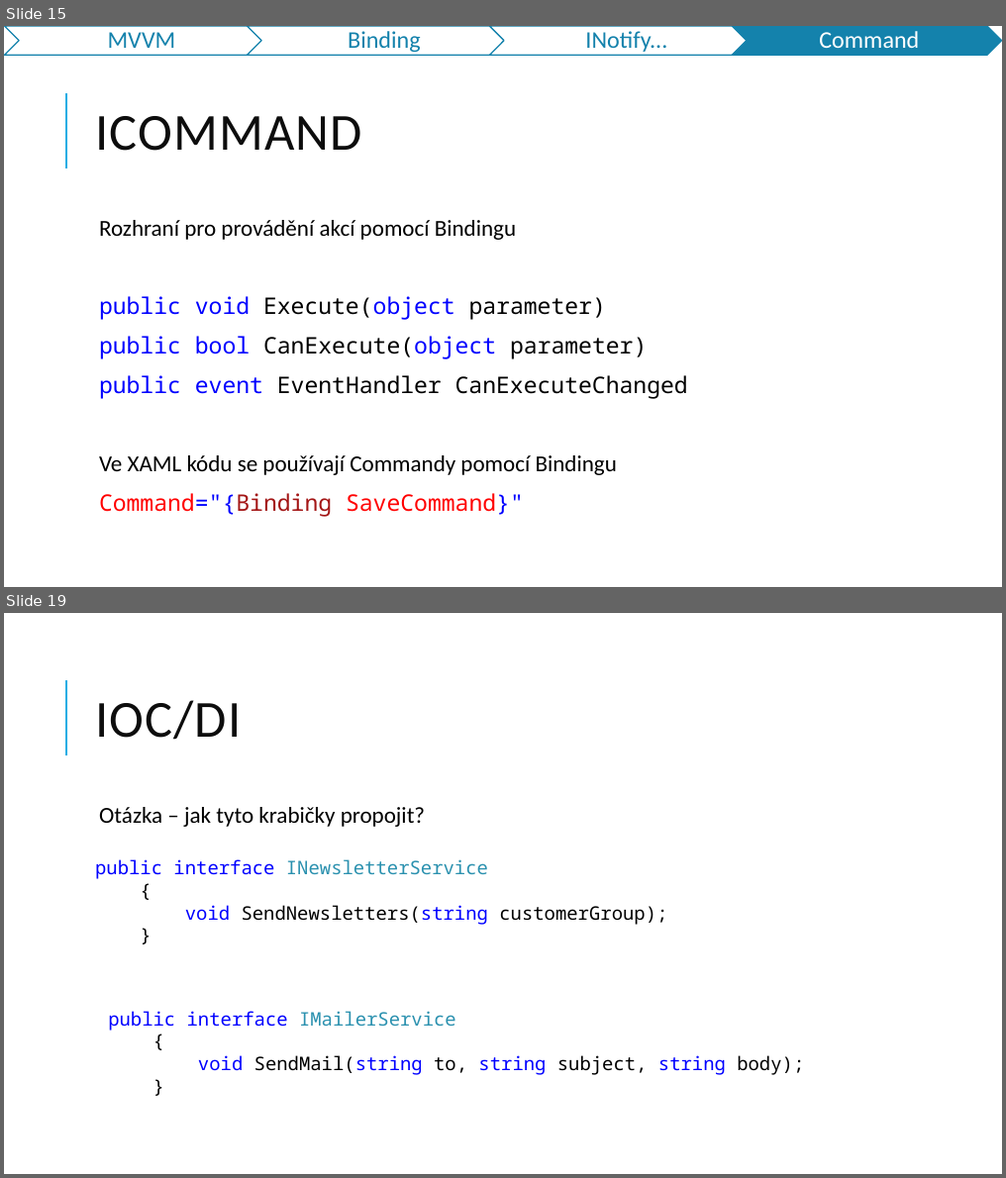
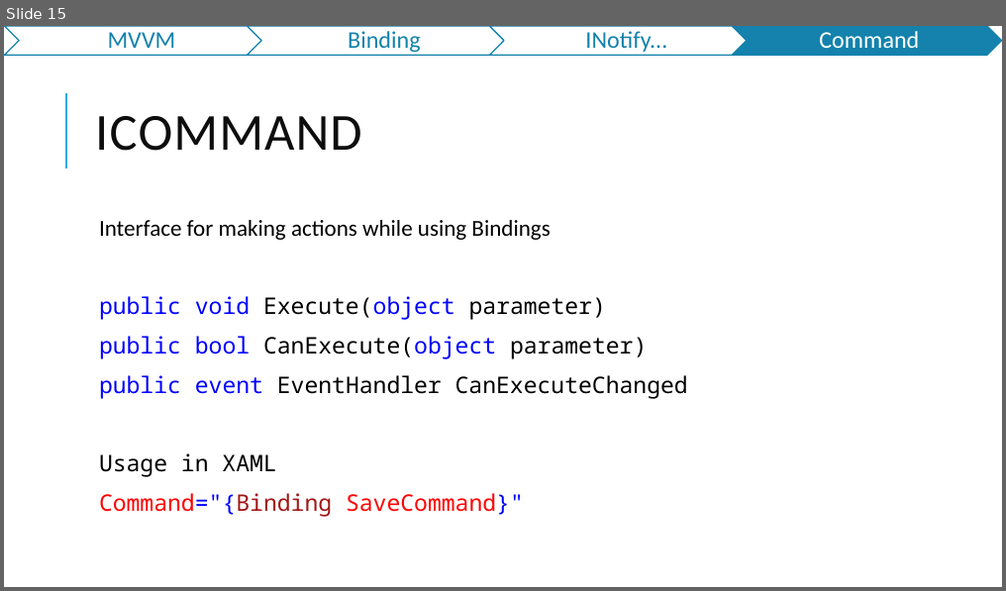
Before and after one commit to jasho/pv239-maui, a slide deck: 03_MVVM/PV239-Xamarin-03_MVVM.pptx. Shown one above the other, each under a label of ours: slides 15 and 19 before the commit, slide 15 after it; the slides between them are not shown. The pictures are 1006x1178 and 1006x591 pixels, drawn with LibreOffice and Linux fonts; fonts in the diff are those of the drawing. Boxes give left, top, right and bottom in pixels: in the first picture for what was removed or moved away, otherwise in the second. Text is boxed around its words. In the diff, an @@ line names an element or a change of style, - is before the commit and + after.

```diff
--- a/03_MVVM/PV239-Xamarin-03_MVVM.pptx
+++ b/03_MVVM/PV239-Xamarin-03_MVVM.pptx
@@ slide 19 removed at (4,613,1002,1174), background #FFFFFF; not listed: 1 template element that a slide beside it also shows @@
@@ title removed at (95,700,241,740) @@
-IOC/DI
@@ text removed at (99,807,425,827) @@
-  Otázka – jak tyto krabičky propojit?
@@ text removed at (95,860,667,925) @@
-public interface INewsletterService
-{
-void SendNewsletters(string customerGroup);
-}
@@ text removed at (108,1011,804,1075) @@
-public interface IMailerService
-{
-void SendMail(string to, string subject, string body);
-}
@@ slide 15 changed as well @@
@@ text at (99,220,549,240): text changed @@
-  Rozhraní pro provádění akcí pomocí Bindingu
+  Interface for making actions while using Bindings
@@ text at (99,454,276,477): text changed; font Calibri to Noto Sans Mono @@
-  Ve XAML kódu se používají Commandy pomocí Bindingu
+  Usage in XAML
```
Also in this commit, not shown: 16 other slides changed, 6 slides added, 8 other slides removed.
